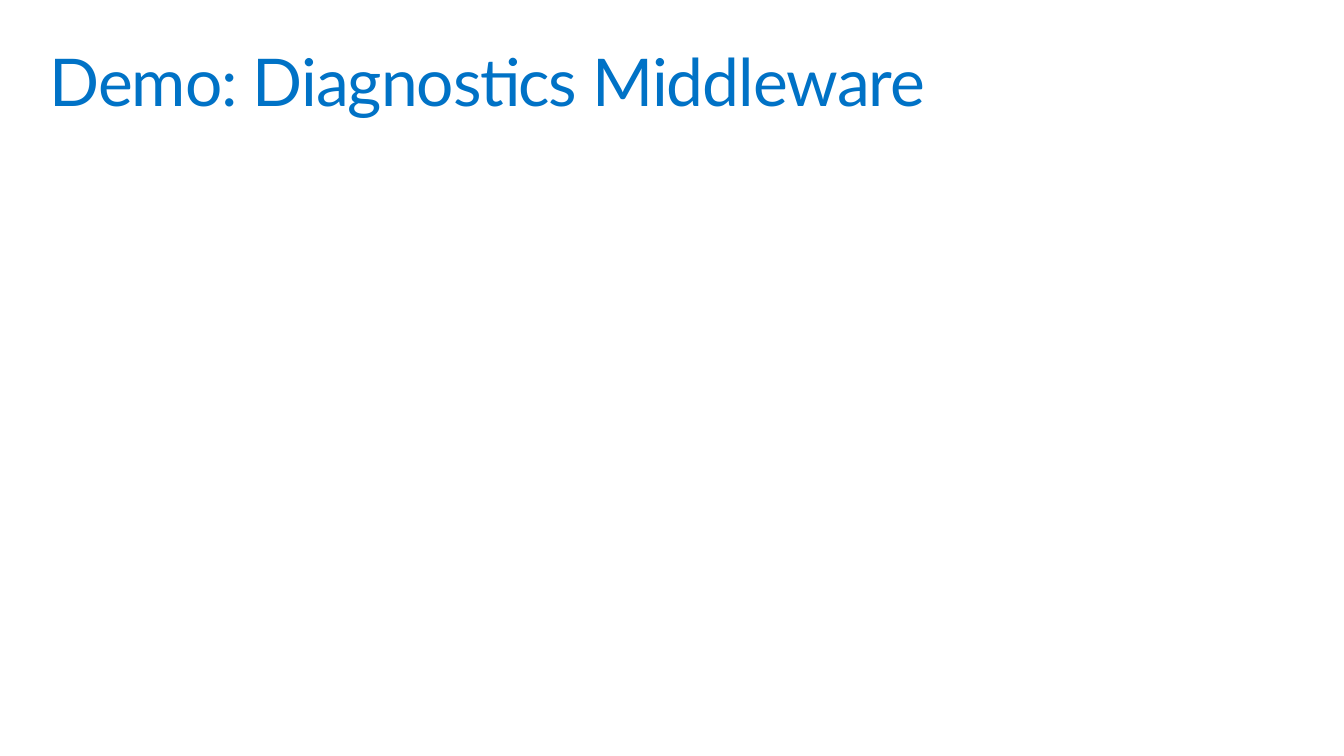
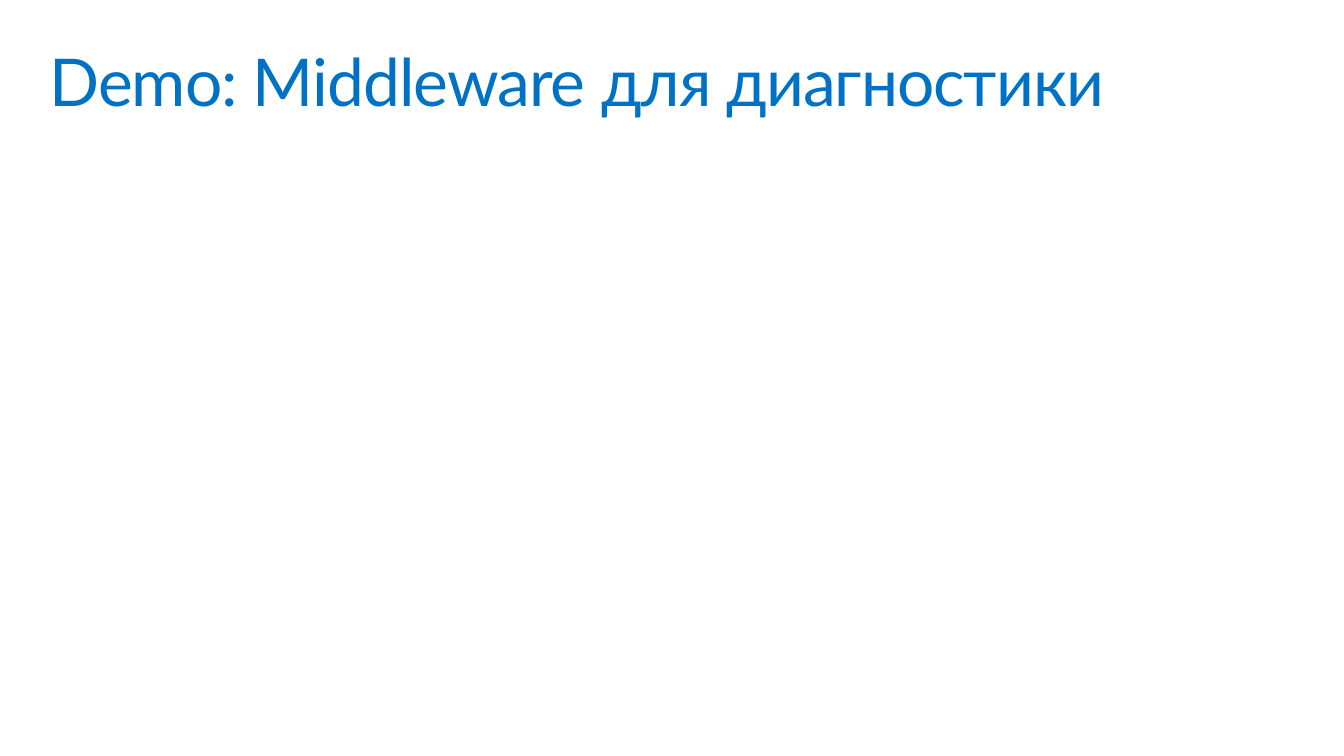
Before and after one commit to jongalloway/DevCon2016, a slide deck: slide 25 of Slides/ASPNET Core Internals.ru.pptx. Drawn at 1344x756 pixels with LibreOffice and Linux fonts; fonts in the diff are those of the drawing. Boxes give left, top, right and bottom in pixels: in the first picture for what was removed or moved away, otherwise in the second. Text is boxed around its words. In the diff, an @@ line names an element or a change of style, - is before the commit and + after.

```diff
--- a/Slides/ASPNET Core Internals.ru.pptx
+++ b/Slides/ASPNET Core Internals.ru.pptx
@@ title at (49,57,1104,118): text changed @@
-Demo: Diagnostics Middleware
+Demo: Middleware для диагностики
```
Also in this commit, not shown: 16 other slides changed.
